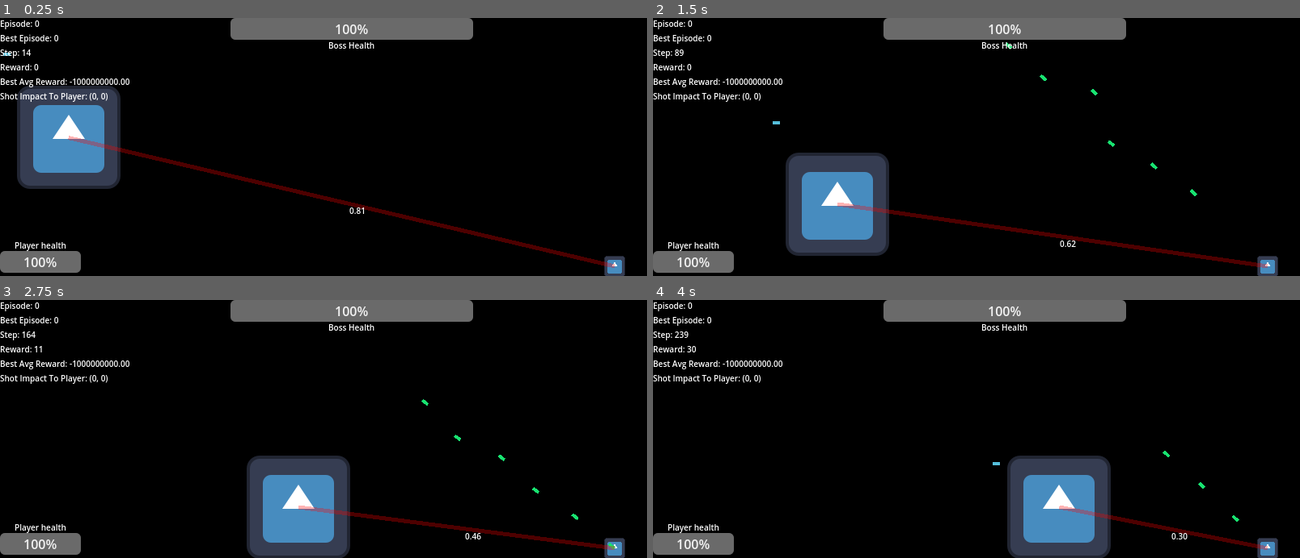
Above: before the commit, frames 1-4 (two rows, left to right).
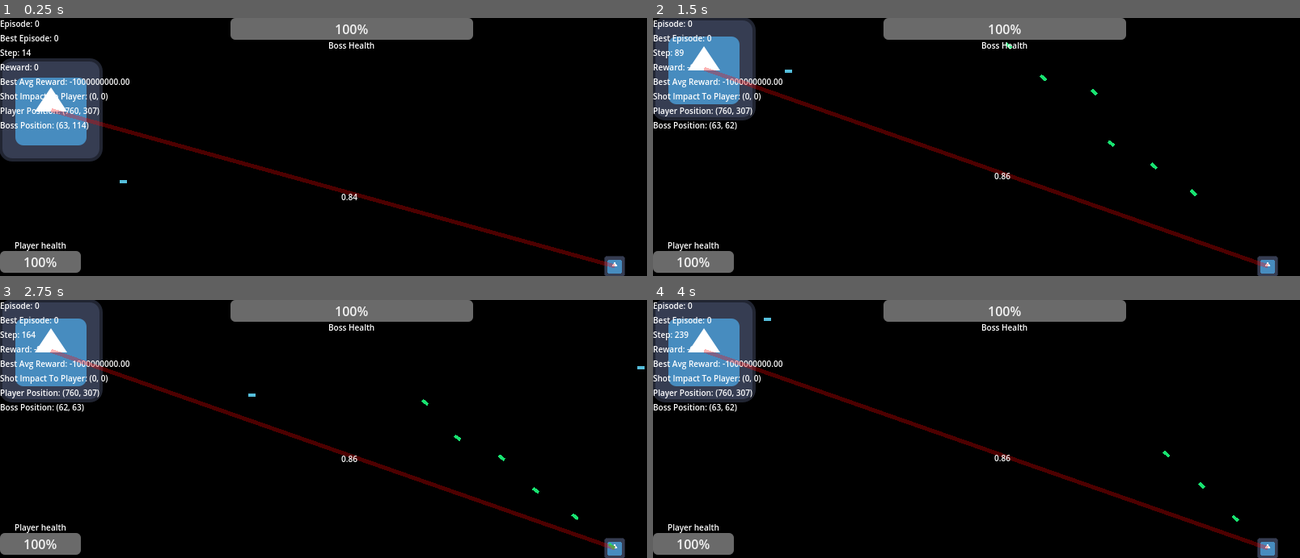
Above: after the commit, the same moments.

Repository: ElTomyDev/jueguito-para-los-pibardos-2
Game: Godot game, scene res://assets/scenes/worlds/level_1.tscn
Same seed, same stepped clock (60 frames per second), same inputs: the game is played once before the commit and once after it. The engine's default icon, where the game draws it, is replaced by a stand-in: a white triangle on a blue panel in a dark square.
Inputs (mouse positions are in pixels of both pictures, inside the frame that each line leads up to):
- Up to frame 1 (0.25 s): no input
- Up to frame 2 (1.5 s): move the mouse to (1118, 134) at 0.52 s; press the mouse at (1118, 134) at 0.53 s; move the mouse to (847, 159) at 1.27 s; release the mouse at (847, 159) at 1.28 s; click (847, 159) at 1.35 s
- Up to frame 3 (2.75 s): move the mouse to (388, 372) at 2.02 s; press the mouse at (388, 372) at 2.03 s
- Up to frame 4 (4 s): move the mouse to (944, 480) at 2.77 s; release the mouse at (944, 480) at 2.78 s; click (944, 480) at 2.85 s; move the mouse to (1170, 467) at 3.52 s; press the mouse at (1170, 467) at 3.53 s

The runs differ from the first frame. In frame 1, 9.9% of the frame differs, in the area x 0-95%, y 13-97%; in frame 2, 15%, in the area x 0-96%, y 0-97%; in frame 3, 14%; in frame 4, 14%.

Commit message:
Agrega una mejora al input de shot_impact y agrega label de posicion

Diff:
--- a/assets/scenes/ui/train_data.tscn
+++ b/assets/scenes/ui/train_data.tscn
@@ -49,6 +49,14 @@
 theme = ExtResource("2_36ew0")
 
 [node name="LastShotImpactLabel" type="Label" parent="Labels"]
+layout_mode = 2
+theme = ExtResource("2_36ew0")
+
+[node name="PlayerPosLabel" type="Label" parent="Labels"]
+layout_mode = 2
+theme = ExtResource("2_36ew0")
+
+[node name="BossPosLabel" type="Label" parent="Labels"]
 layout_mode = 2
 theme = ExtResource("2_36ew0")
 
--- a/assets/scripts/attacks/bullet.gd
+++ b/assets/scripts/attacks/bullet.gd
@@ -52,7 +52,9 @@
 func _on_area_entered(area: Area2D) -> void:
 	if area.is_in_group(group_target):
 		area.apply_damage(damage)
-		if from_group == "Boss":
+		if from_group == "Boss" and area.character:
+			GlobalVars.shot_impact = area.character.global_position
+		elif from_group == "Boss":
 			GlobalVars.shot_impact = self.global_position
 		GlobalVars.bullets.pop_at(GlobalVars.bullets.find(self)) # Elimina la bala de la variable global
 		queue_free()
--- a/assets/scripts/ui/train_data.gd
+++ b/assets/scripts/ui/train_data.gd
@@ -6,6 +6,8 @@
 @onready var last_shot_impact_label: Label = $Labels/LastShotImpactLabel
 @onready var best_avg_reward_label: Label = $Labels/BestAvgRewardLabel
 @onready var best_episode_label: Label = $Labels/BestEpisodeLabel
+@onready var player_pos_label: Label = $Labels/PlayerPosLabel
+@onready var boss_pos_label: Label = $Labels/BossPosLabel
 
 func _process(delta: float) -> void:
 	episode_label.text = "Episode: %d" % [GlobalVars.current_episode]
@@ -14,3 +16,7 @@
 	last_shot_impact_label.text = "Shot Impact To Player: (%d, %d)" % [GlobalVars.shot_impact.x, GlobalVars.shot_impact.y]
 	best_avg_reward_label.text = "Best Avg Reward: %.2f" % [GlobalVars.best_avg_reward]
 	best_episode_label.text = "Best Episode: %d" % [GlobalVars.best_avg_episode]
+	if is_instance_valid(GlobalVars.players[0]):
+		player_pos_label.text = "Player Position: (%d, %d)" % [GlobalVars.players[0].global_position.x, GlobalVars.players[0].global_position.y]
+	if is_instance_valid(GlobalVars.boss):
+		boss_pos_label.text = "Boss Position: (%d, %d)" % [GlobalVars.boss.global_position.x, GlobalVars.boss.global_position.y]
--- a/assets/train_data/boss_brain.json
+++ /dev/null
@@ -1,677 +0,0 @@
-{
-	"W1": [
-		[
-			0.25936242311729,
-			0.217811293369394,
-			-0.0626966531079994,
-			-0.0869829060436557,
-			-0.222551566272854,
-			-0.276316881841303,
-			-0.0439491961939261,
-			0.000157345293462651,
-			-0.109096684422849,
-			-0.253577578174886,
-			-0.298956066329731,
-			-0.271456076171179,
-			-0.010987618225187,
-			-0.176920696551208,
-			0.241878722412964,
-			0.198805986997167,
-			0.308135931579107,
-			-0.159191721016172,
-			0.179635517685064
-		],
-		[
-			0.150098770497998,
-			-0.0765192802063538,
-			-0.253581065670024,
-			0.253194440709183,
-			-0.0205295908857257,
-			0.153920958960556,
-			-0.0805575274370449,
-			-0.0807641800752258,
-			0.061632058995032,
-			-0.0968293972319906,
-			0.288187965234841,
-			0.235829638716472,
-			-0.109148644740054,
-			-0.153019337040878,
-			0.23387952165404,
-			0.186139288369348,
-			0.0227296757358148,
-			0.182232742987322,
-			-0.224822445491686
-		],
-		[
-			0.0805323060378396,
-			0.244352770553101,
-			0.130545765579211,
-			0.233961323306114,
-			0.0511513101732429,
-			0.0593293369454832,
-			-0.251022618103913,
-			-0.0383295954728587,
-			0.441006964690286,
-			0.318161221536706,
-			0.00626141589679779,
-			-0.224397423009797,
-			0.122926051331214,
-			-0.0854732492522799,
-			0.152673490451115,
-			-0.0440193203821765,
-			0.188121272823857,
-			0.0727357781770435,
-			0.33554505446798
-		],
-		[
-			-0.0553461918925052,
-			0.146883991841334,
-			0.190535494512423,
-			-0.315679418540704,
-			-0.127892152519677,
-			0.258792345804809,
-			0.226057335975922,
-			0.122055760556829,
-			-0.275852763546712,
-			-0.0663909148222409,
-			0.306670431158654,
-			-0.308598487394915,
-			-0.275776782997742,
-			0.0674494750717886,
-			-0.272593634874831,
-			0.163840646672691,
-			0.319709359100069,
-			0.166432661850427,
-			0.0282943019831603
-		],
-		[
-			0.125188916549697,
-			-0.203654842144561,
-			-0.305749874967283,
-			-0.0427834235624713,
-			-0.228990558962969,
-			0.212388913280641,
-			0.0340809585946226,
-			-0.21863317826925,
-			0.30934303028544,
-			-0.0156419348282129,
-			-0.0236231486595378,
-			-0.245594375258773,
-			0.136818943178551,
-			-0.0468091315444222,
-			0.000794756604915201,
-			-0.235625946508824,
-			-0.22132038951005,
-			0.130609935771795,
-			-0.286009619497436
-		],
-		[
-			-0.0681853898503225,
-			-0.274918061145762,
-			-0.248567506726655,
-			-0.0598287817167507,
-			-0.294162981436988,
-			0.139348228345725,
-			-0.275921999407006,
-			0.306118047355084,
-			0.0370042879928898,
-			0.119194258770467,
-			-0.0979226546060948,
-			0.107301929984619,
-			0.194287775848792,
-			-0.121741177006614,
-			0.209676803678352,
-			-0.185574947448958,
-			-0.258404140763213,
-			-0.32343100489826,
-			-0.160126721454119
-		],
-		[
-			0.302500161150616,
-			-0.269072107213793,
-			0.131568522691739,
-			0.323066621987582,
-			-0.0664752070545091,
-			-0.0459831198415318,
-			0.150585593345153,
-			0.187289512426707,
-			-0.0304447926516789,
-			0.0245623054909911,
-			0.325581573987167,
-			0.183856072907218,
-			0.209525910597396,
-			-0.20836001856657,
-			0.102217982309727,
-			0.0953972472968042,
-			0.154407140352356,
-			0.143191725889961,
-			-0.226463133294521
-		],
-		[
-			-0.217946251827503,
-			-0.200856889141535,
-			0.182708811861652,
-			0.299635375844403,
-			0.249929348448731,
-			-0.133989674114606,
-			-0.206258210638379,
-			0.223940809399827,
-			-0.136698584130495,
-			-0.308202800725168,
-			-0.315989098591231,
-			0.0949628604505248,
-			0.284339978486051,
-			0.165392394495493,
-			0.319400099711009,
-			-0.11211808079834,
-			0.290576325946164,
-			-0.161092607589813,
-			0.280708583587408
-		],
-		[
-			0.24439678093777,
-			0.237683742623735,
-			0.0337979647639202,
-			0.206030260799694,
-			0.238355504178606,
-			-0.0520435398228787,
-			0.151974151586242,
-			-0.25321762753034,
-			0.171091326258512,
-			-0.2810831907792,
-			0.356618705570001,
-			0.0780303794739807,
-			0.317192367122485,
-			-0.296386074049429,
-			0.393455472335255,
-			0.134970395037704,
-			0.0658196173590295,
-			0.396670518057261,
-			0.413630046926042
-		],
-		[
-			0.276894666910885,
-			-0.141059100134713,
-			0.206556379148885,
-			-0.230261151156831,
-			-0.255901094119229,
-			-0.196093211034326,
-			0.128398813040819,
-			-0.324991139507451,
-			-0.0704409168917748,
-			-0.0751016898089383,
-			0.295745805588594,
-			0.0957254676097951,
-			-0.024207076610207,
-			0.0361183938187512,
-			0.0400492186143949,
-			-0.00861481984252539,
-			0.233637423961178,
-			0.236490093018374,
-			-0.243089189546808
-		],
-		[
-			0.127131070967256,
-			0.161458084521193,
-			0.228878971227567,
-			-0.175699766189187,
-			0.158367693110348,
-			-0.0798080511142913,
-			-0.208462101266005,
-			0.226410249666712,
-			0.215780602846705,
-			-0.00438609655312458,
-			-0.247300938676707,
-			-0.0593854760019198,
-			0.186086981974956,
-			-0.0758335993321228,
-			0.342151910831267,
-			0.0000494424672275514,
-			0.293096783104229,
-			0.178191420995477,
-			-0.180060330085539
-		],
-		[
-			0.116917905808521,
-			0.0517560814811446,
-			-0.303635983711915,
-			0.306171181274185,
-			-0.298849230876469,
-			-0.0665302773607008,
-			0.0905105663315139,
-			-0.156211456996996,
-			-0.321124811146884,
-			-0.0981850896068225,
-			-0.176203347490948,
-			-0.0849509453780608,
-			-0.217680758636797,
-			0.25963742951386,
-			0.14281683721636,
-			-0.0901311534317032,
-			-0.0277026837152557,
-			0.0395687245501796,
-			-0.262621736929244
-		],
-		[
-			-0.189028269342583,
-			0.0352817492290201,
-			0.0641318474125289,
-			0.17231716472151,
-			0.0887267389397515,
-			0.118112717681503,
-			0.0204974950114268,
-			0.291792058781294,
-			-0.151898295436958,
-			-0.0666468858671807,
-			-0.189381437442576,
-			-0.0210918343002477,
-			-0.0460120158503124,
-			-0.295787848870075,
-			0.0569832374722867,
-			0.262308988328784,
-			-0.275444541920958,
-			-0.204855715363529,
-			-0.210640780339326
-		],
-		[
-			0.0978743180465368,
-			0.241310331933192,
-			0.112712259272822,
-			0.158042525000328,
-			-0.0740687402108368,
-			-0.31482548306413,
-			0.0694342541138313,
-			-0.248763407513037,
-			-0.186432373973143,
-			0.290560416993731,
-			0.168247227521382,
-			-0.237036328252354,
-			0.119512956453247,
-			-0.169785010173389,
-			0.174768304577291,
-			0.146316509001677,
-			0.267822249982258,
-			0.182640163690033,
-			0.256412054961113
-		],
-		[
-			0.31512661163838,
-			-0.160614074129088,
-			0.125494231279303,
-			0.213222046358718,
-			0.108955891908911,
-			-0.140506225485983,
-			-0.194727698680828,
-			-0.243165987058377,
-			0.154765590663053,
-			-0.291716067979792,
-			-0.181264835056227,
-			-0.208256411936653,
-			-0.21070749768175,
-			-0.043911854390269,
-			-0.153369392282833,
-			0.0461902261252348,
-			-0.261977146959917,
-			-0.0030262714454148,
-			-0.0565988125512287
-		],
-		[
-			0.0288678415933614,
-			-0.263132455523382,
-			-0.269412327447614,
-			-0.167572058670568,
-			-0.0795012872711322,
-			-0.0963520960739592,
-			0.0416188511196401,
-			0.0810165970295481,
-			-0.280256973954867,
-			0.0377367876546974,
-			0.295019993990376,
-			0.0477041358833112,
-			-0.155330301324928,
-			0.0835977285084955,
-			0.0467693967602469,
-			-0.0178549383986936,
-			0.301076338181233,
-			0.0948141696344456,
-			0.163162403701648
-		],
-		[
-			-0.265711079580274,
-			0.269514943379966,
-			0.0206248694697609,
-			0.155982724685635,
-			-0.0952172511587022,
-			0.309322263349722,
-			0.140788306704745,
-			-0.189427408798637,
-			-0.0434084016092246,
-			-0.0346033385666086,
-			-0.141727560414207,
-			0.0741363613749254,
-			0.197858321612217,
-			-0.111619838667274,
-			-0.331371505172143,
-			-0.0431224828544276,
-			0.153052993331836,
-			0.223837966933462,
-			0.25656812682896
-		],
-		[
-			0.0895675559990643,
-			0.0519331773682197,
-			0.210232575611088,
-			0.0841358388962894,
-			-0.0424000640598706,
-			0.141104193810451,
-			-0.296682734031429,
-			0.0356896509244648,
-			0.147134941515551,
-			-0.212934588010214,
-			0.00914865944330844,
-			0.0697167189869382,
-			-0.150519299423759,
-			0.0821241804489125,
-			-0.157741610429314,
-			0.260691236924467,
-			0.322030829519292,
-			-0.304370002167242,
-			0.117985425128493
-		],
-		[
-			-0.271085424516011,
-			0.155296421655801,
-			-0.250593408844999,
-			0.0563513984412143,
-			-0.0399525639860953,
-			-0.0833711308472306,
-			-0.0231943146812432,
-			0.16434588467538,
-			-0.227789777696974,
-			-0.230554904517708,
-			0.243593960639475,
-			0.0645391130766947,
-			0.175301879873369,
-			0.143892085369373,
-			-0.122559952956281,
-			-0.0622744129996805,
-			0.183770369366197,
-			0.309344787801218,
-			0.0817767878222586
-		],
-		[
-			-0.240946764230145,
-			0.0540945751139605,
-			0.0217542104692932,
-			0.027838506701493,
-			0.305506304953659,
-			-0.0484247371359527,
-			0.0936674697112678,
-			0.265681032564005,
-			-0.288444634755285,
-			0.194874248722203,
-			0.200982643258509,
-			-0.208466705516429,
-			0.280810684622368,
-			-0.152586419956494,
-			0.318040067414199,
-			-0.176894379233086,
-			-0.292489405055634,
-			-0.251172796562734,
-			0.0588714381230148
-		],
-		[
-			-0.289391313597642,
-			0.050865599510652,
-			-0.224117501887089,
-			-0.157032576806725,
-			-0.318714704180545,
-			0.202149085237412,
-			-0.249994253007759,
-			-0.132610125134241,
-			0.039798565124954,
-			-0.30203360603274,
-			-0.270487940517592,
-			0.0908584226532815,
-			0.0252871939906377,
-			-0.100998276117729,
-			0.0635778478035477,
-			0.278043861637873,
-			0.10554242932276,
-			-0.263105398177251,
-			0.249503859601529
-		],
-		[
-			-0.173677982764716,
-			0.107984180207855,
-			0.22885484793832,
-			-0.135386173482693,
-			0.209706282538758,
-			-0.315027446906268,
-			-0.144795205523552,
-			-0.014374224062063,
-			-0.0347050438286038,
-			0.145938899988713,
-			0.166483986048975,
-			0.276930133970023,
-			-0.13357013618259,
-			0.0312228960103999,
-			-0.231094967642689,
-			0.277341347116067,
-			0.153253335221748,
-			-0.200967201538575,
-			0.235144998562481
-		],
-		[
-			0.27346857470426,
-			0.199560227174038,
-			0.0634109106080338,
-			0.313419539039825,
-			0.227174526152605,
-			-0.0789131422315608,
-			-0.140458202613107,
-			-0.063639408959796,
-			-0.285210960534938,
-			-0.0479999691105095,
-			0.0596441139208444,
-			-0.143236715987649,
-			-0.14718514240648,
-			-0.242250223374622,
-			0.127591563450211,
-			-0.173667300110853,
-			-0.0418787056165987,
-			-0.126401696523474,
-			-0.163479875872972
-		],
-		[
-			0.165611139232364,
-			-0.16958684190801,
-			0.187390777451002,
-			-0.0771832710712463,
-			0.248384513929202,
-			0.252377380672312,
-			0.177668726111294,
-			0.0909384369484959,
-			0.0187929098554019,
-			-0.291243236067377,
-			-0.238692582782938,
-			-0.0314360763156648,
-			0.0508460069580789,
-			0.214506557779166,
-			0.31997279480425,
-			-0.228024354306279,
-			-0.00428306972510283,
-			0.224208394750901,
-			0.134240701681332
-		]
-	],
-	"W_actor": [
-		[
-			0.0805617367945379,
-			-0.0658836711333508,
-			0.137636007680698,
-			-0.147825597525743,
-			-0.159726402263346,
-			0.0147891474843228,
-			-0.219135956274407,
-			-0.0416551588763509,
-			0.173039178593495,
-			0.00620631959853914,
-			0.228032787146348,
-			0.161020169702529,
-			0.0970078496787815,
-			0.366373394473171,
-			-0.00256060882675367,
-			0.25541141486533,
-			0.0741021926785158,
-			0.218133776231191,
-			0.113274488017276,
-			-0.0365895147266444,
-			0.139090106644791,
-			0.085971860986877,
-			-0.18821102961792,
-			0.308281600834431
-		],
-		[
-			0.301598350115308,
-			0.209168450811126,
-			0.358299904640947,
-			-0.0744711433929941,
-			-0.129124739042218,
-			0.0950961306670566,
-			0.153232197014422,
-			-0.109610118530697,
-			0.273141882854341,
-			0.0654332529886302,
-			-0.140867374402241,
-			0.0414523194813188,
-			0.185506977462641,
-			-0.0701847783078656,
-			-0.178870993144636,
-			-0.261488341362536,
-			0.0573860248322117,
-			-0.174421683623741,
-			-0.242606674877266,
-			0.258830066392559,
-			-0.185175045417853,
-			-0.0486583679380563,
-			0.0397489991953063,
-			-0.166399248909838
-		],
-		[
-			0.251130556420073,
-			-0.00228009826360318,
-			0.364389454824564,
-			0.105905313969248,
-			-0.095701351675221,
-			-0.0516706516225832,
-			0.0756773408643041,
-			-0.0645483550236581,
-			0.0843203489324124,
-			-0.159729695375687,
-			0.275169991513919,
-			0.0253610610828337,
-			-0.232499325610439,
-			-0.131398913319137,
-			0.274762123801439,
-			-0.101922616948959,
-			-0.230759929312861,
-			0.0650088143600156,
-			-0.0130305209252879,
-			0.220807755859504,
-			-0.2143762058359,
-			-0.0676567084327761,
-			-0.233425709840276,
-			0.0656105085143054
-		],
-		[
-			0.0188249523062548,
-			-0.00360471932340434,
-			0.186515175793117,
-			0.260124596068379,
-			0.263922475796209,
-			0.0242451115975904,
-			-0.0254267312143857,
-			0.0312847959211835,
-			0.0773376465892092,
-			-0.0657114439377617,
-			0.0214115973734904,
-			-0.161115223926198,
-			-0.00920766473328621,
-			0.0657269395285468,
-			-0.221904928417712,
-			0.218105659203535,
-			-0.121239806883027,
-			-0.0637709377762251,
-			0.0813931835147362,
-			0.152554569948197,
-			0.0797288489882692,
-			0.0584857530160303,
-			-0.0952477277642878,
-			0.186432006292543
-		]
-	],
-	"W_critic": [
-		[
-			-0.184801392364473,
-			0.23963750756026,
-			0.241295054674732,
-			-0.0266788299469325,
-			0.123053399246399,
-			-0.0567125078575461,
-			0.147777600472172,
-			0.143863256626528,
-			0.542942670600548,
-			-0.12565581757576,
-			0.25981989706939,
-			0.166844737816549,
-			-0.240342760092185,
-			-0.104297501170493,
-			0.240444899016804,
-			-0.0828869813745236,
-			-0.212251684459707,
-			-0.0574880638396369,
-			0.0548460693052334,
-			-0.0248662231152995,
-			-0.283148534501795,
-			0.0274248120424172,
-			-0.23532460545366,
-			0.122704683483553
-		]
-	],
-	"b1": [
-		0.0314057560941305,
-		0.0528705459271039,
-		0.124108486970019,
-		-0.000138812297273724,
-		-0.00873807410380753,
-		0.0000102029978751778,
-		0.0250042799131044,
-		-0.000186980157892952,
-		0.108831181974339,
-		-0.043609642670351,
-		0.0690742637838234,
-		0.0,
-		0.0,
-		-0.0390157533696814,
-		0.00790378599040287,
-		-0.0111607041182388,
-		-0.0327166202524934,
-		-0.00170137836787589,
-		-0.000578699969656752,
-		0.0197674807570702,
-		0.000858827395581331,
-		-0.000141145490451876,
-		-0.0561668311042085,
-		0.0314413196308449
-	],
-	"b_actor": [
-		0.11171526946525,
-		0.140519851928001,
-		0.14424007107696,
-		0.0785007579408334
-	],
-	"b_critic": [
-		0.191072379337398
-	]
-}
